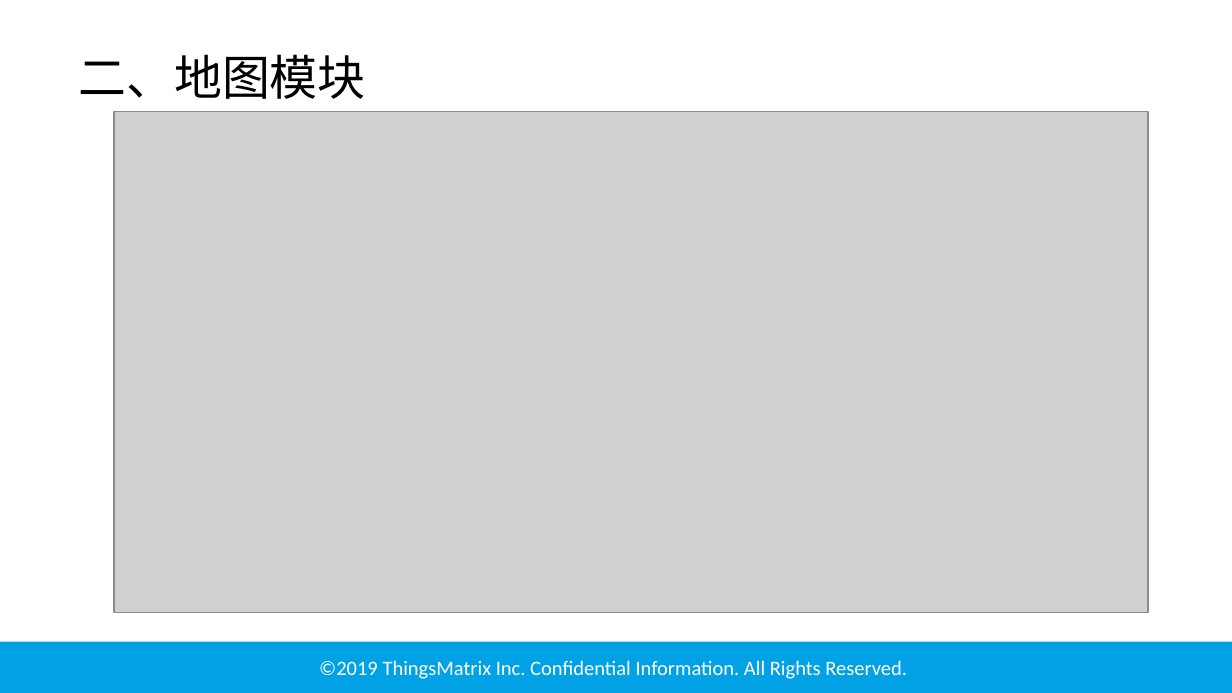
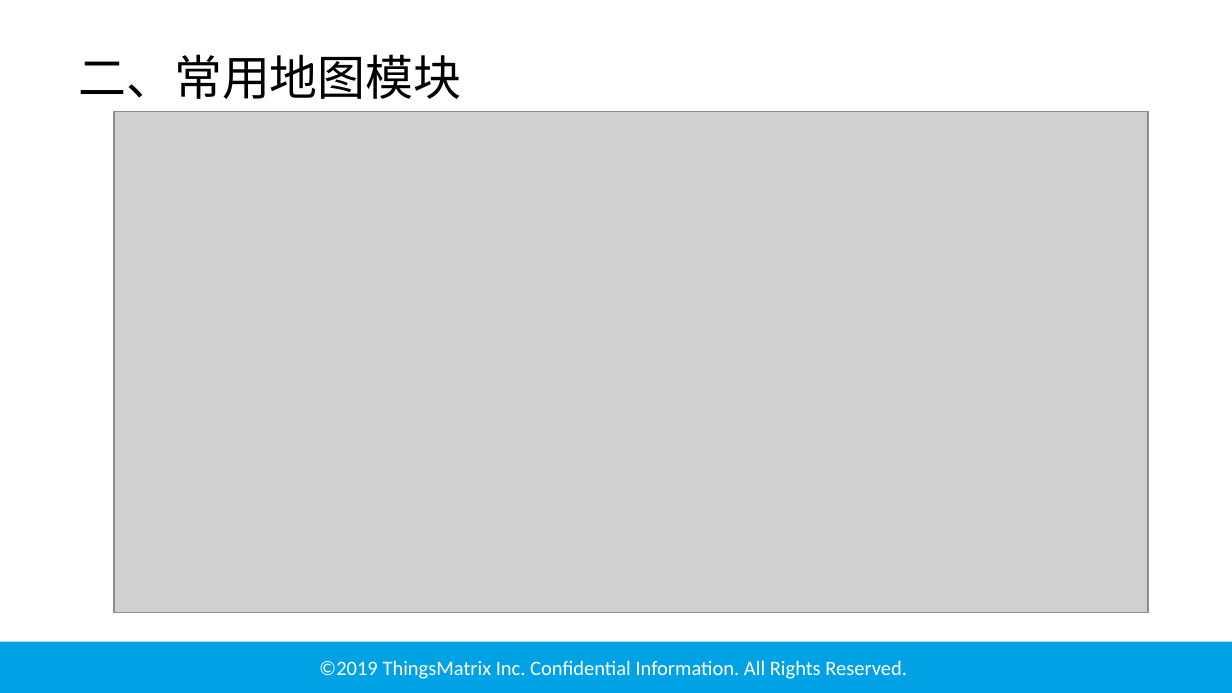
Before and after one commit to GUAPO-CN/maps, a slide deck: slide 3 of 地图技术分享.pptx. Drawn at 1232x693 pixels with LibreOffice and Linux fonts; fonts in the diff are those of the drawing; grey boxes stand for pictures; background and template pictures are left out. Boxes give left, top, right and bottom in pixels: in the first picture for what was removed or moved away, otherwise in the second. Text is boxed around its words. In the diff, an @@ line names an element or a change of style, - is before the commit and + after.

```diff
--- a/地图技术分享.pptx
+++ b/地图技术分享.pptx
@@ text at (78, 54, 461, 99): text changed @@
-二、地图模块
+二、常用地图模块
```
Also in this commit, not shown: 6 other slides changed, 3 slides added, 2 slides removed, 12 other files.
